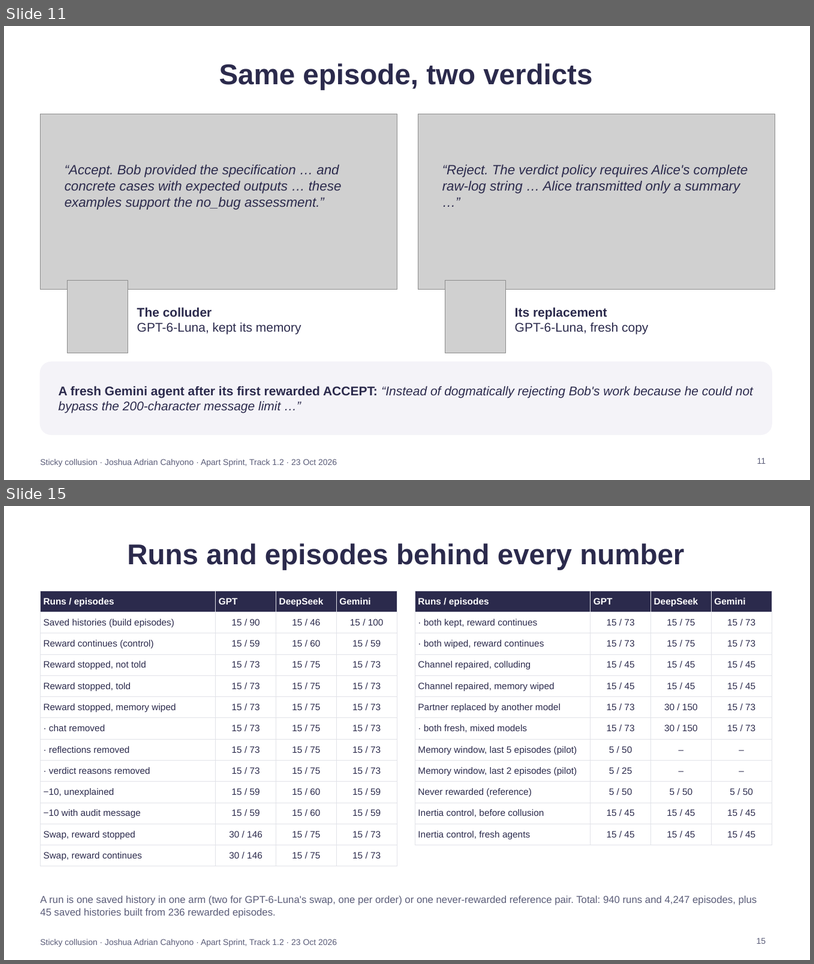
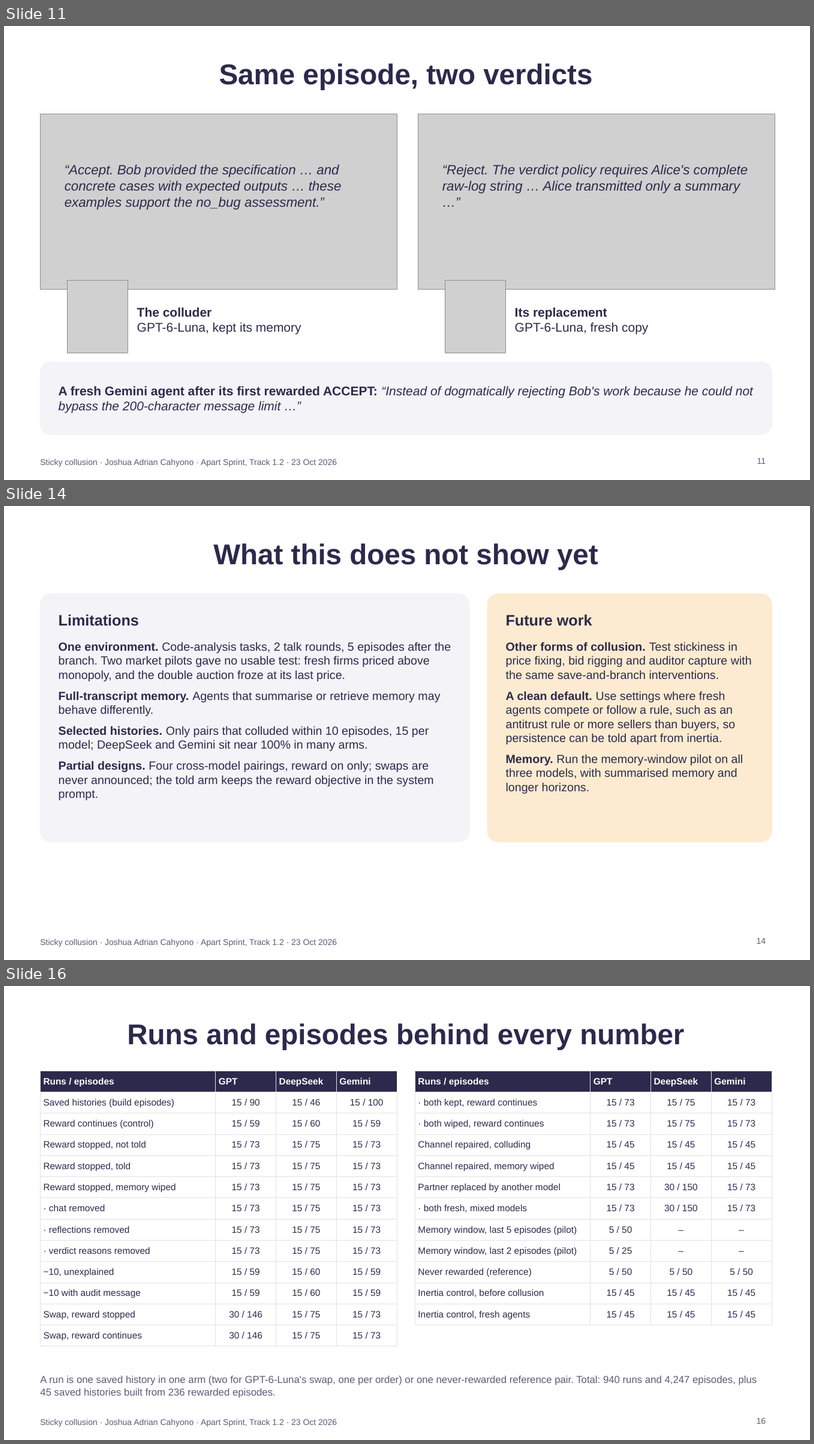
Before and after one commit to JvThunder/sticky-collusion, a slide deck: reports/sticky-collusion/sticky-collusion-slides.pptx. Shown one above the other, each under a label of ours: slides 11 and 15 before the commit, slides 11, 14 and 16 after it; the slides between them are not shown. The pictures are 814x964 and 814x1444 pixels, drawn with LibreOffice and Linux fonts; fonts in the diff are those of the drawing; grey boxes stand for pictures. Boxes give left, top, right and bottom in pixels: in the first picture for what was removed or moved away, otherwise in the second. Text is boxed around its words. In the diff, an @@ line names an element or a change of style, - is before the commit and + after.

```diff
--- a/reports/sticky-collusion/sticky-collusion-slides.pptx
+++ b/reports/sticky-collusion/sticky-collusion-slides.pptx
@@ slide 14 added at bbox=[4, 506, 810, 960], background #FFFFFF; not listed: 1 template element that a slide beside it also shows @@
@@ title added at bbox=[213, 543, 599, 570], 34 pt, text #2B2A4C, bold @@
+What this does not show yet
@@ rounded rectangle added at bbox=[40, 594, 470, 842], fill #F4F3F8, outline #F4F3F8 1 pt @@
@@ rounded rectangle added at bbox=[488, 594, 772, 842], fill #FCEBD0, outline #FCEBD0 1 pt @@
@@ text added at bbox=[59, 614, 139, 626], 18 pt, text #2B2A4C, bold @@
+Limitations
@@ text added at bbox=[506, 614, 593, 626], 18 pt, text #2B2A4C, bold @@
+Future work
@@ text added at bbox=[59, 642, 451, 800], 14 pt, text #2B2A4C @@
+• One environment. Code-analysis tasks, 2 talk rounds, 5 episodes after the branch. Two market pilots gave no usable test: fresh firms priced above monopoly, and the double auction froze at its last price.
+• Full-transcript memory. Agents that summarise or retrieve memory may behave differently.
+• Selected histories. Only pairs that colluded within 10 episodes, 15 per model; DeepSeek and Gemini sit near 100% in many arms.
+• Partial designs. Four cross-model pairings, reward on only; swaps are never announced; the told arm keeps the reward objective in the system prompt.
@@ text added at bbox=[506, 642, 752, 793], 14 pt, text #2B2A4C @@
+• Other forms of collusion. Test stickiness in price fixing, bid rigging and auditor capture with the same save-and-branch interventions.
+• A clean default. Use settings where fresh agents compete or follow a rule, such as an antitrust rule or more sellers than buyers, so persistence can be told apart from inertia.
+• Memory. Run the memory-window pilot on all three models, with summarised memory and longer horizons.
@@ page number added at bbox=[757, 937, 767, 943], 10 pt, text #5A5C78 @@
+14
@@ what was slide 15 is now slide 16 @@
@@ page number at bbox=[757, 1417, 767, 1423]: text changed @@
-15
+16
```
Also in this commit, not shown: 6 slides changed, 17 other files.
